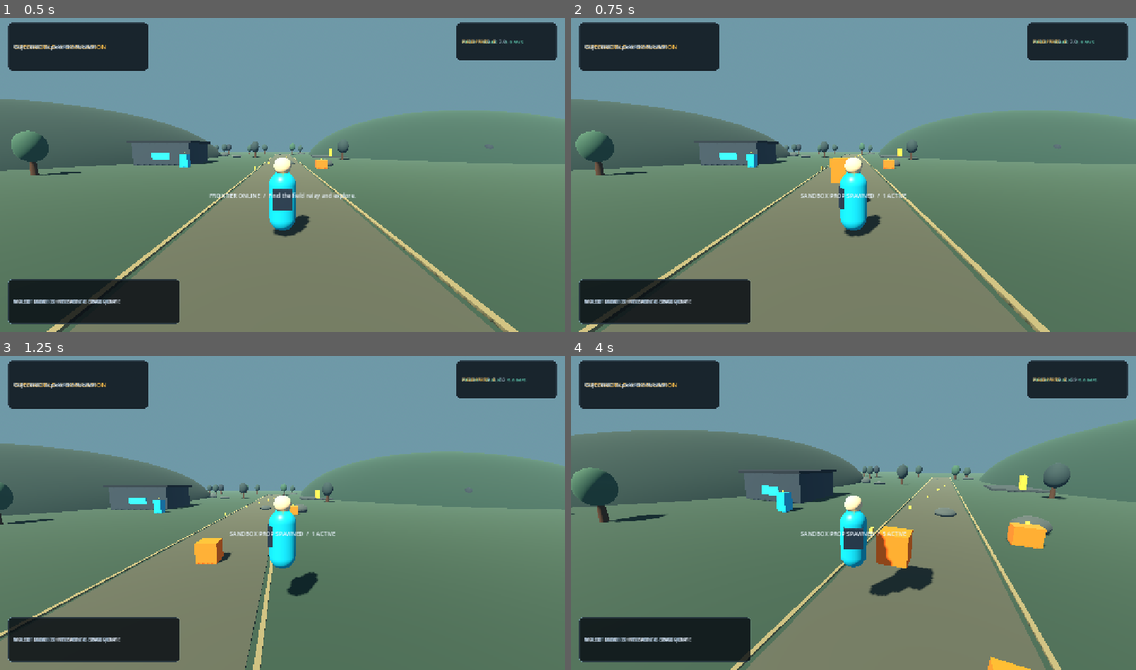
Above: before the commit, frames 1-4 (two rows, left to right).
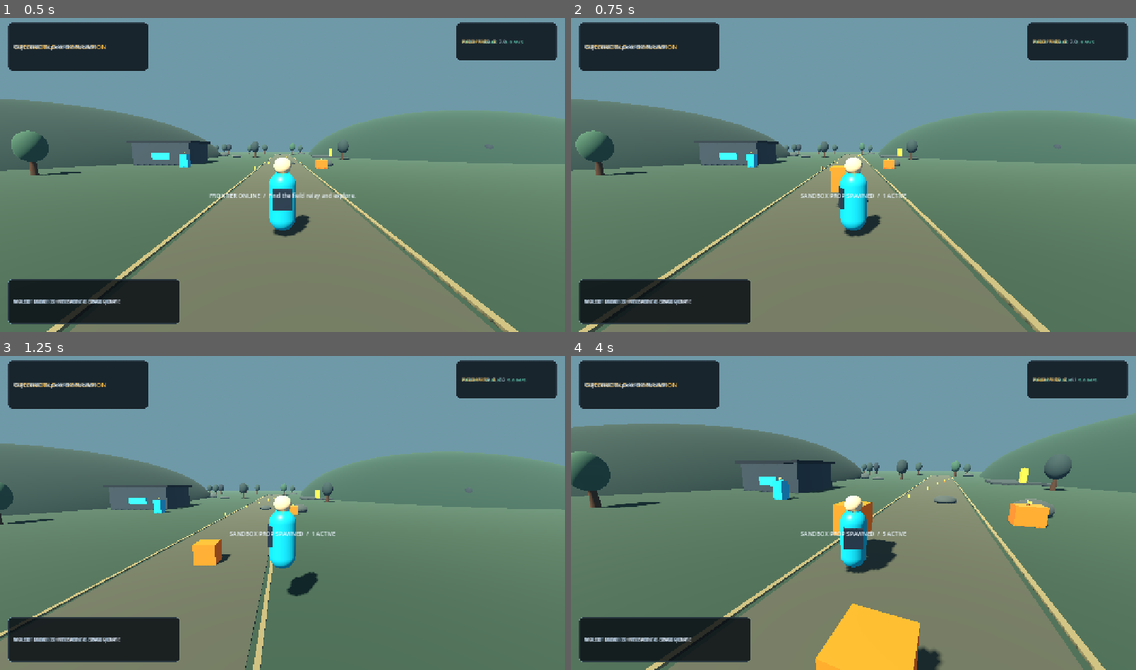
Above: after the commit, the same moments.

Repository: akcizur/as
Game: Godot game, scene res://scenes/main.tscn
Two runs of this game, one before a commit and one after it. Both use one fixed random seed, a clock stepped at 60 frames per second and the inputs below.
Inputs (mouse positions are in pixels of both pictures, inside the frame that each line leads up to):
- Up to frame 1 (0.5 s): no input
- Up to frame 2 (0.75 s): tap Enter at 0.5 s; move the mouse to (977, 156) at 0.52 s; hold D (move_right) from 0.53 s (still down); tap B (spawn_crate) at 0.6 s; click (977, 156) at 0.67 s
- Up to frame 3 (1.25 s): keep holding D (move_right); tap Space (jump) at 0.77 s
- Up to frame 4 (4 s): move the mouse to (825, 513) at 1.27 s; release D (move_right) at 1.28 s; hold W (move_forward) from 1.28 s (still down); tap E (interact) at 1.35 s; tap Space (jump) at 1.52, 3.02, 3.77 s; tap B (spawn_crate) at 1.55, 2.3, 2.85, 3.6 s; move the mouse to (864, 506) at 2.02 s; hold Shift (run) 2.03-2.78 s; move the mouse to (847, 516) at 2.77 s; click (847, 516) at 2.92 s; move the mouse to (893, 516) at 3.52 s

Frame 1 is identical in both runs. In frame 2, 0.1% of the frame differs, in the area x 45-54%, y 44-61%; in frame 3, 0.1%; in frame 4, 18%, in the area x 0-100%, y 6-100%.

Commit message:
fix(v2.1): align sandbox prop spawning with camera

Diff:
--- a/godot/scripts/main.gd
+++ b/godot/scripts/main.gd
@@ -307,6 +307,8 @@
 
 func add_resource(amount: int) -> void:
 	resource_count += amount
+	if is_instance_valid(hud) and hud.has_method("set_resource_count"):
+		hud.call("set_resource_count", resource_count)
 	_notify("FIELD PARTS +%d  /  TOTAL %d" % [amount, resource_count])
 
 func toggle_weather() -> void:
@@ -329,6 +331,9 @@
 		_notify("SANDBOX LIMIT  /  RESET TO CLEAR PROPS")
 		return
 	var forward := -actor.global_basis.z
+	var camera_pivot := actor.get_node_or_null("CameraPivot") as Node3D
+	if camera_pivot:
+		forward = -camera_pivot.global_basis.z
 	var crate := RigidBody3D.new()
 	crate.name = "SpawnedCrate_%02d" % (spawned_crates.size() + 1)
 	crate.position = actor.global_position + forward * 2.4 + Vector3.UP * 1.4
@@ -367,6 +372,8 @@
 			crate.queue_free()
 	spawned_crates.clear()
 	resource_count = 0
+	if is_instance_valid(hud) and hud.has_method("set_resource_count"):
+		hud.call("set_resource_count", resource_count)
 	for candidate in get_tree().get_nodes_in_group("interactable"):
 		if is_instance_valid(candidate) and candidate.has_method("reset_state"):
 			candidate.call("reset_state")
